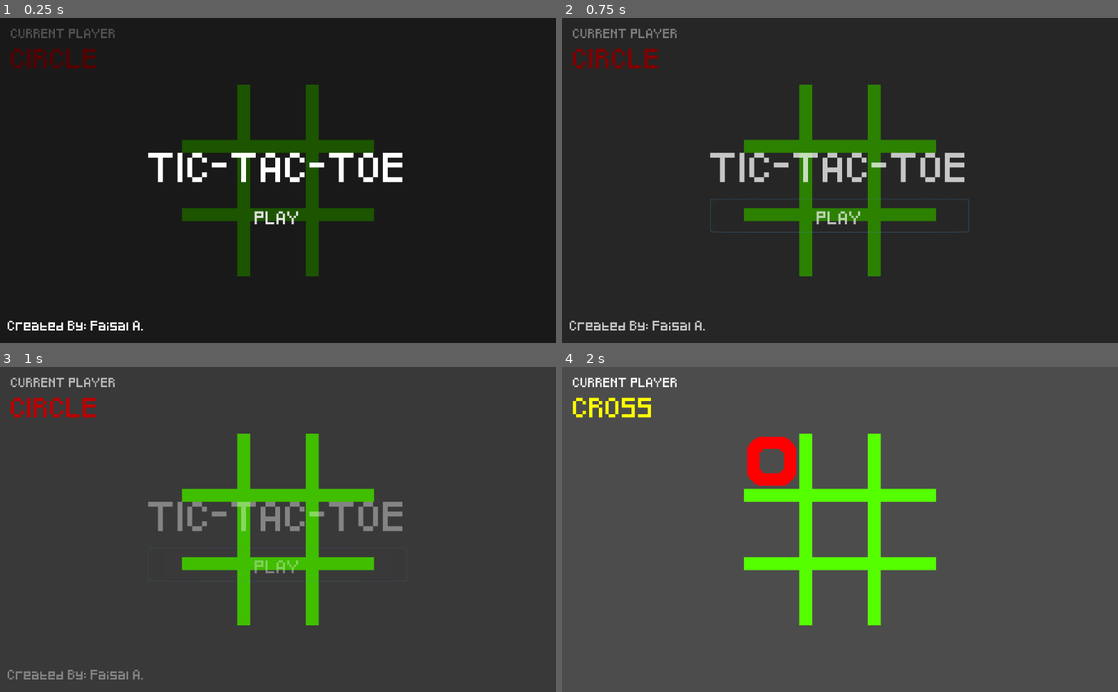
Above: before the commit, frames 1-4 (two rows, left to right).
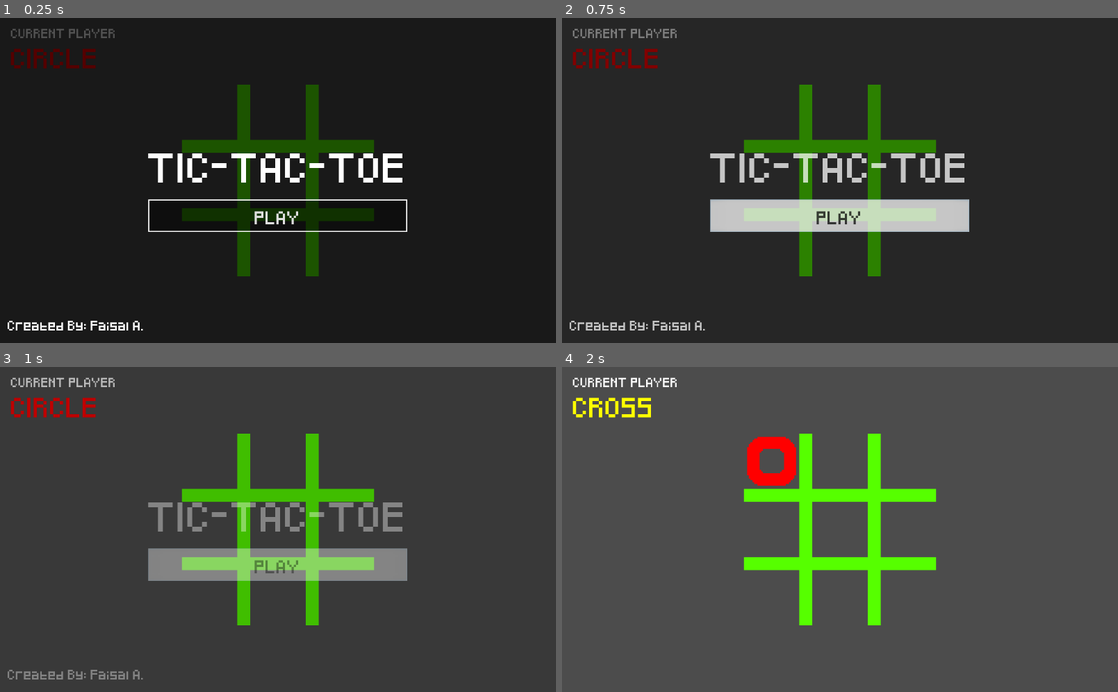
Above: after the commit, the same moments.

Repository: faisaal99/Tic-Tac-Toe
Game: Godot game, scene res://scenes/play_level.tscn
Same seed, same stepped clock (60 frames per second), same inputs: the game is played once before the commit and once after it.
Inputs (mouse positions are in pixels of both pictures, inside the frame that each line leads up to):
- Up to frame 1 (0.25 s): no input
- Up to frame 2 (0.75 s): click "PLAY" at 0.5 s
- Up to frame 3 (1 s): no input
- Up to frame 4 (2 s): move the mouse to (773, 461) at 1.27 s; press the mouse at (773, 461) at 1.28 s

The runs differ from the first frame. In frame 1, 2.2% of the frame differs, in the area x 26-74%, y 41-66%; in frame 2, 5.1%, in the area x 26-74%, y 41-67%; in frame 3, 4.9%; in frame 4, nothing differs.

Commit message:
update play-button with button style

Diff:
--- a/scenes/ui_play.tscn
+++ b/scenes/ui_play.tscn
@@ -1,8 +1,10 @@
-[gd_scene load_steps=6 format=2]
+[gd_scene load_steps=8 format=2]
 
 [ext_resource path="res://assets/fonts/Pixeled.ttf" type="DynamicFontData" id=1]
 [ext_resource path="res://scenes/ui_play.gd" type="Script" id=2]
 [ext_resource path="res://assets/fonts/std_font.tres" type="DynamicFont" id=3]
+[ext_resource path="res://styles/menu_button_normal_style.tres" type="StyleBox" id=4]
+[ext_resource path="res://styles/menu_button_hover_style.tres" type="StyleBox" id=5]
 
 [sub_resource type="DynamicFont" id=1]
 size = 45
@@ -17,6 +19,7 @@
 anchor_bottom = 1.0
 script = ExtResource( 2 )
 __meta__ = {
+"_edit_lock_": true,
 "_edit_use_anchors_": false
 }
 
@@ -25,6 +28,7 @@
 anchor_bottom = 1.0
 color = Color( 0, 0, 0, 0.666667 )
 __meta__ = {
+"_edit_lock_": true,
 "_edit_use_anchors_": false
 }
 
@@ -32,14 +36,15 @@
 anchor_right = 1.0
 anchor_bottom = 1.0
 __meta__ = {
+"_edit_lock_": true,
 "_edit_use_anchors_": false
 }
 
 [node name="VBoxContainer" type="VBoxContainer" parent="CenterContainer"]
 margin_left = 273.0
-margin_top = 204.0
+margin_top = 205.0
 margin_right = 750.0
-margin_bottom = 396.0
+margin_bottom = 395.0
 
 [node name="Title" type="Label" parent="CenterContainer/VBoxContainer"]
 margin_right = 477.0
@@ -53,11 +58,15 @@
 [node name="PlayButton" type="Button" parent="CenterContainer/VBoxContainer"]
 margin_top = 130.0
 margin_right = 477.0
-margin_bottom = 192.0
+margin_bottom = 190.0
 rect_min_size = Vector2( 0, 40 )
+custom_styles/hover = ExtResource( 5 )
+custom_styles/pressed = ExtResource( 5 )
+custom_styles/normal = ExtResource( 4 )
 custom_fonts/font = ExtResource( 3 )
+custom_colors/font_color_hover = Color( 0, 0, 0, 1 )
+custom_colors/font_color_pressed = Color( 0, 0, 0, 1 )
 text = "PLAY"
-flat = true
 
 [node name="Label" type="Label" parent="."]
 anchor_top = 1.0
